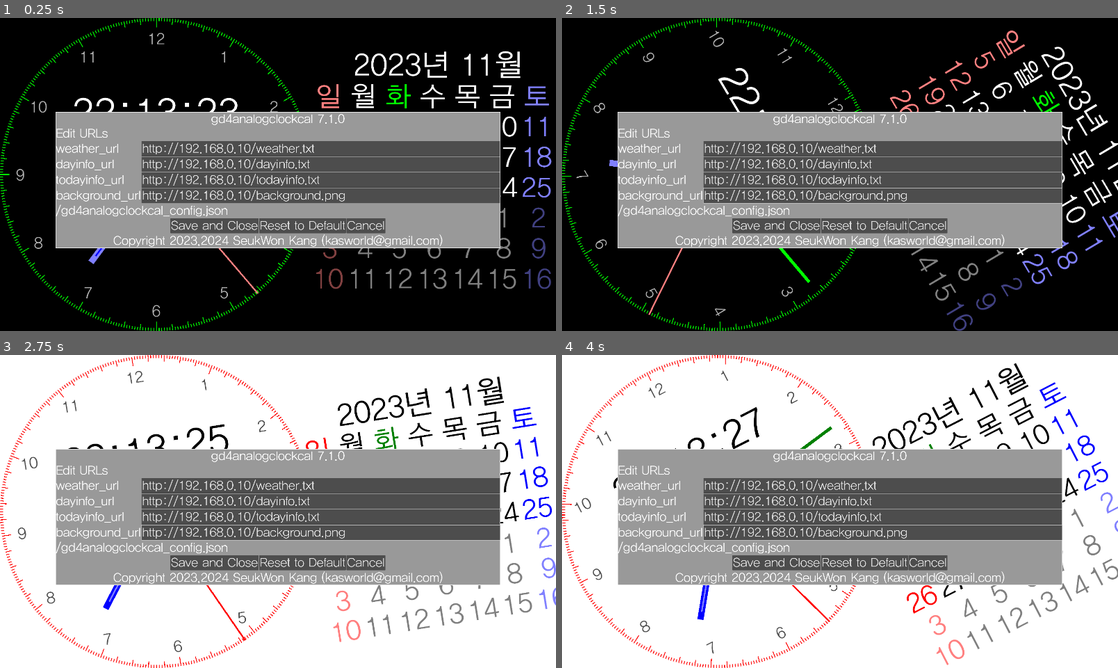
Above: before the commit, frames 1-4 (two rows, left to right).
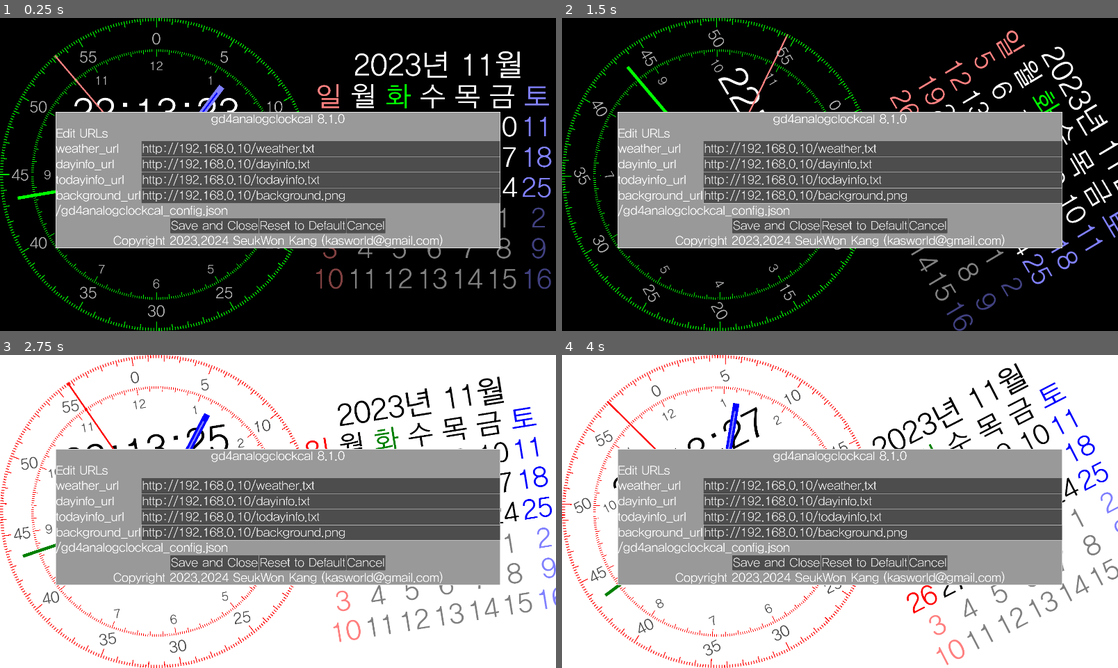
Above: after the commit, the same moments.

Repository: kasworld/gd4analogclockcal
Game: Godot game, scene res://main.tscn
Two runs of this game, one before a commit and one after it. Both use one fixed random seed, a clock stepped at 60 frames per second and the inputs below.
Inputs (mouse positions are in pixels of both pictures, inside the frame that each line leads up to):
- Up to frame 1 (0.25 s): no input
- Up to frame 2 (1.5 s): tap Enter at 0.5, 0.6, 1.35 s; move the mouse to (962, 158) at 0.52 s; click (962, 158) at 0.67 s; move the mouse to (728, 190) at 1.27 s; click (728, 190) at 1.42 s
- Up to frame 3 (2.75 s): move the mouse to (333, 442) at 2.02 s; tap Enter at 2.1 s; click (333, 442) at 2.17 s
- Up to frame 4 (4 s): move the mouse to (812, 574) at 2.77 s; tap Enter at 2.85, 3.6 s; click (812, 574) at 2.92 s; move the mouse to (1006, 558) at 3.52 s; click (1006, 558) at 3.67 s

The runs differ from the first frame. In frame 1, 1.5% of the frame differs, in the area x 2-59%, y 4-96%; in frame 2, 1.6%; in frame 3, 1.6%; in frame 4, 1.7%.
Error in both runs: Attempt to call function 'store_line' in base 'null instance' on a null instance. (res://global/config.gd:13)

Commit message:
add hands param

Diff:
--- a/analog_clock/analog_clock.gd
+++ b/analog_clock/analog_clock.gd
@@ -4,7 +4,8 @@
 
 # Called when the node enters the scene tree for the first time.
 func init(config :Dictionary, r :float, tz_s :float) -> void:
-	$AnalogDial.init(r)
+	$AnalogDialHour.init(r*0.8)
+	$AnalogDialMinute.init(r, AnalogDial.DrawNumMode.Minute)
 	$AnalogHands.init(r,tz_s)
 
 	var co = Global2d.colors.timelabel
@@ -30,7 +31,8 @@
 	info_text.force_update()
 
 func update_color()->void:
-	$AnalogDial.update_color()
+	$AnalogDialHour.update_color()
+	$AnalogDialMinute.update_color()
 	$AnalogHands.update_color()
 	$LabelTime.label_settings.font_color = Global2d.colors.timelabel
 	$LabelInfo.label_settings.font_color = Global2d.colors.infolabel
--- a/analog_clock/analog_clock.tscn
+++ b/analog_clock/analog_clock.tscn
@@ -7,7 +7,7 @@
 [node name="AnalogClock" type="Node2D"]
 script = ExtResource("1_bs3fy")
 
-[node name="AnalogDial" parent="." instance=ExtResource("2_qof2o")]
+[node name="AnalogDialHour" parent="." instance=ExtResource("2_qof2o")]
 
 [node name="LabelTime" type="Label" parent="."]
 anchors_preset = 8
@@ -32,3 +32,5 @@
 vertical_alignment = 1
 
 [node name="AnalogHands" parent="." instance=ExtResource("3_5uly1")]
+
+[node name="AnalogDialMinute" parent="." instance=ExtResource("2_qof2o")]
--- a/analog_dial/analog_dial.tscn
+++ b/analog_dial/analog_dial.tscn
@@ -2,5 +2,5 @@
 
 [ext_resource type="Script" path="res://analog_dial/analog_dial.gd" id="1_f3jyu"]
 
-[node name="AnalogClock2" type="Node2D"]
+[node name="AnalogDial" type="Node2D"]
 script = ExtResource("1_f3jyu")
--- a/analog_hands/analog_hands.gd
+++ b/analog_hands/analog_hands.gd
@@ -5,7 +5,15 @@
 var clock_R :float
 var tz_shift :float
 
-func init(r:float, tz_s :float)->void:
+var hands_param = {
+	# from, to , width : ratio of clock_R
+	hour1 = [-0.2,0.7,0.04],
+	hour2 = [-0.1,0.65,0.01],
+	minute = [-0.3,0.9,0.02],
+	second = [-0.4,1.0,0.01],
+}
+func init(r:float, tz_s :float, hp :Dictionary = hands_param)->void:
+	hands_param = hp
 	clock_R = r
 	tz_shift = tz_s
 	queue_redraw()
@@ -30,17 +38,12 @@
 		hour1 = -hour2rad(hour),
 		hour2 = -hour2rad(hour),
 	}
-	var hands_param = {
-		hour1 =[1.0/25, 0.7],
-		hour2 =[1.0/100, 0.65],
-		minute =[1.0/50, 0.9],
-		second =[1.0/100, 1.0],
-	}
 	for k in hands_param:
-		var w = hands_param[k][0]
-		var h = hands_param[k][1]
-		var p1 = make_pos_by_rad_r(hands_rot[k], -h*clock_R)
-		var p2 = make_pos_by_rad_r(hands_rot[k], h*clock_R/8)
+		var w = hands_param[k][2]
+		var from = hands_param[k][0]
+		var to = hands_param[k][1]
+		var p1 = make_pos_by_rad_r(hands_rot[k], from*clock_R)
+		var p2 = make_pos_by_rad_r(hands_rot[k], to*clock_R)
 		draw_line(p1,p2,Global2d.colors[k] ,w*clock_R  )
 
 	draw_circle(Vector2(0,0), clock_R/25, Global2d.colors.center_circle1)
--- a/main.gd
+++ b/main.gd
@@ -12,7 +12,7 @@
 	"background_url",
 	]
 var config = {
-	"version" : "gd4analogclockcal 7.1.0",
+	"version" : "gd4analogclockcal 8.1.0",
 	"weather_url" : "http://192.168.0.10/weather.txt",
 	"dayinfo_url" : "http://192.168.0.10/dayinfo.txt",
 	"todayinfo_url" : "http://192.168.0.10/todayinfo.txt",
